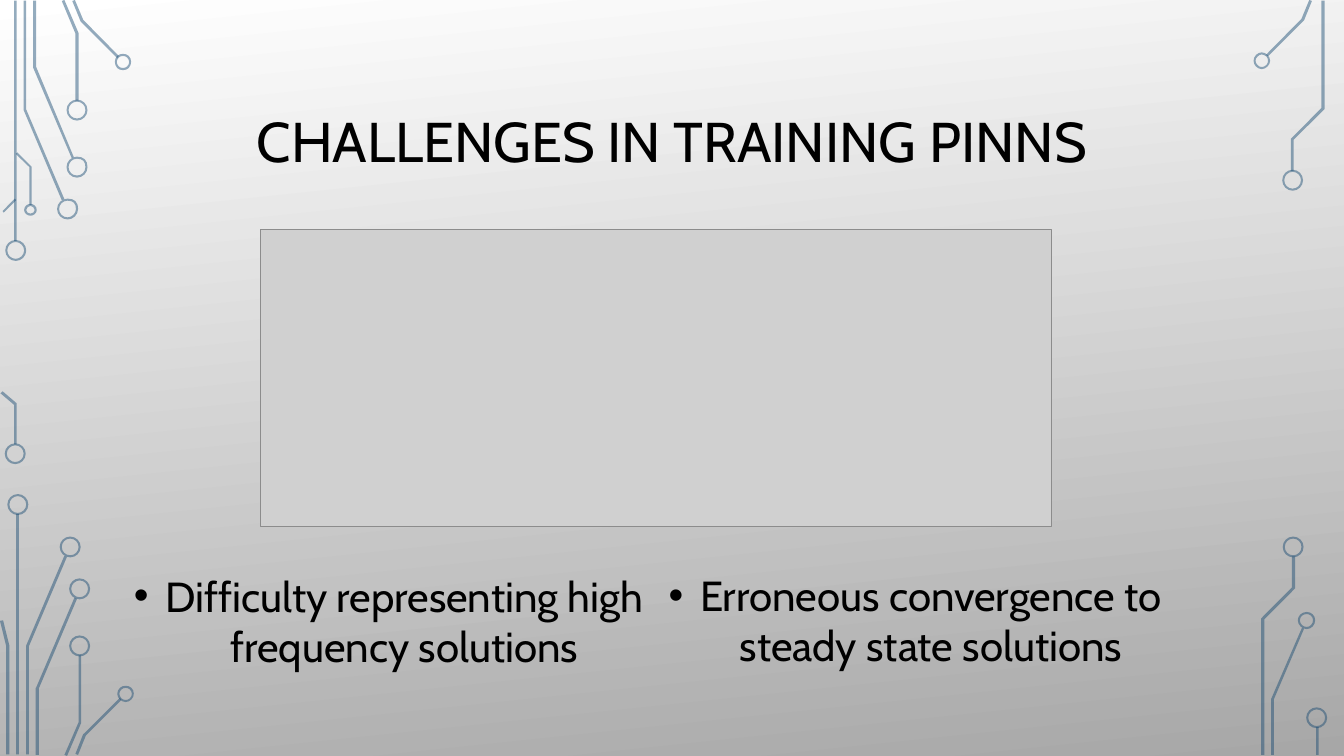
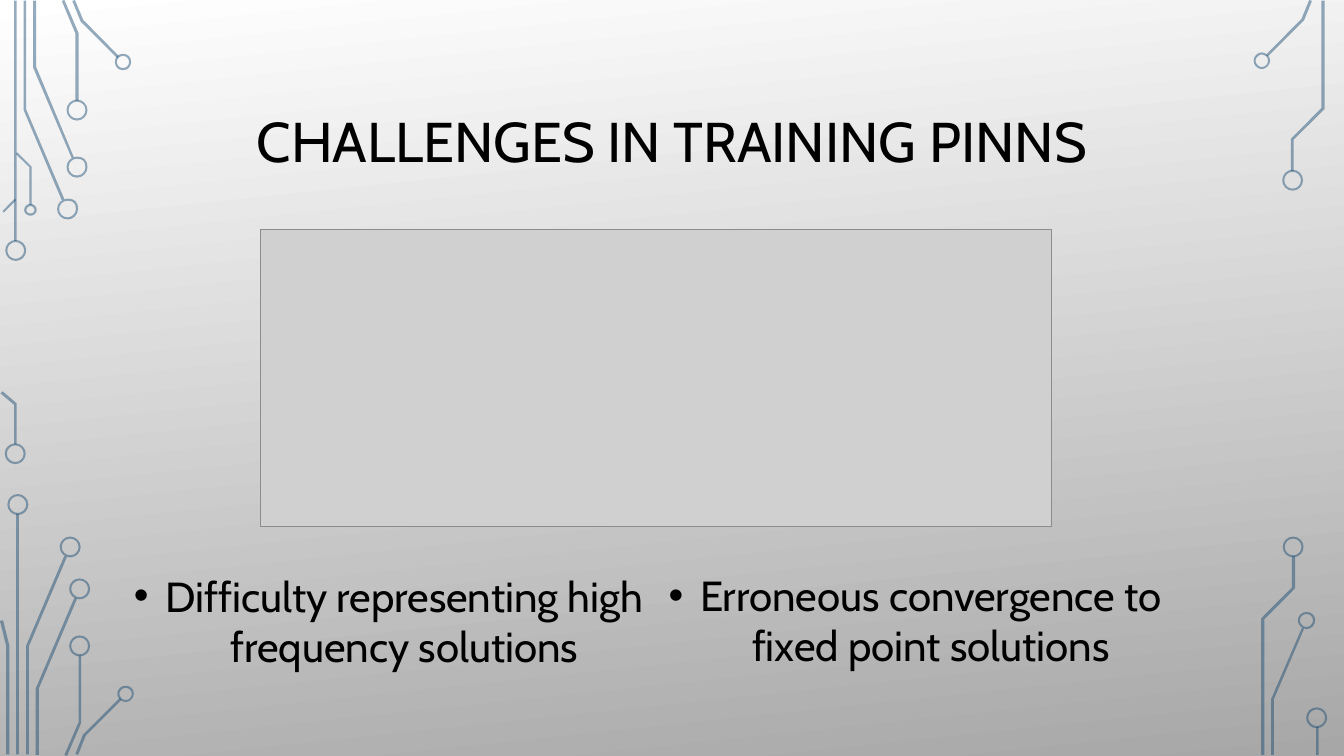
Before and after one commit to damienbeecroft/pnnl_research, a slide deck: slide 5 of MFFBPINNs.pptx (slide 4 before the commit). Drawn at 1344x756 pixels with LibreOffice and Linux fonts; fonts in the diff are those of the drawing; grey boxes stand for pictures; background and template pictures are left out. Boxes give left, top, right and bottom in pixels: in the first picture for what was removed or moved away, otherwise in the second. Text is boxed around its words. In the diff, an @@ line names an element or a change of style, - is before the commit and + after.

```diff
--- a/MFFBPINNs.pptx
+++ b/MFFBPINNs.pptx
@@ text at (x1=700, y1=581, x2=1162, y2=671): text changed @@
-• Erroneous convergence to steady state solutions
+• Erroneous convergence to fixed point solutions
```
Also in this commit, not shown: 7 other slides changed, 2 slides added, 2 other files.
